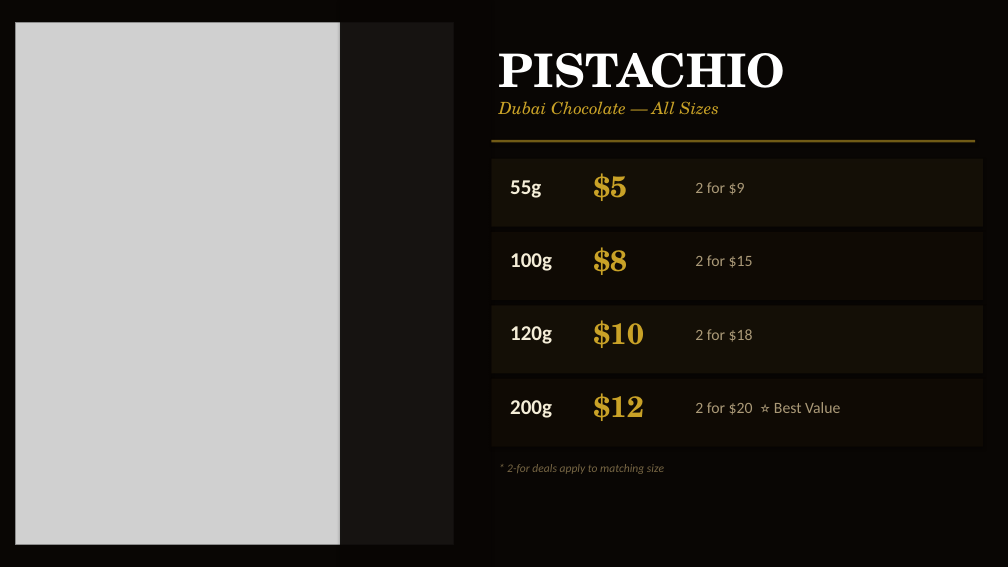
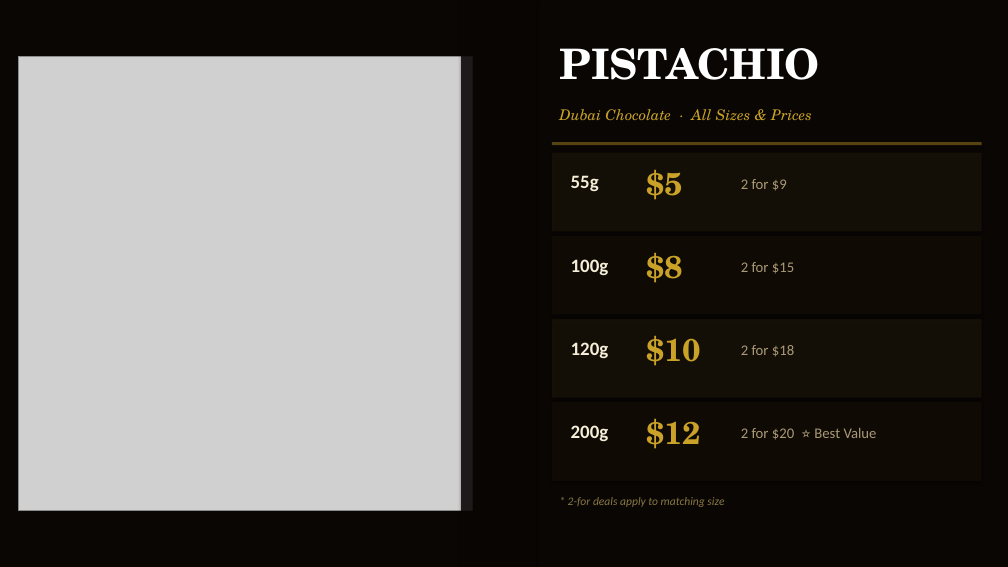
Before and after one commit to mnfadawi/hi, a slide deck: slide 6 of sahara-bites-fun-fair.pptx. Drawn at 1008x567 pixels with LibreOffice and Linux fonts; fonts in the diff are those of the drawing; grey boxes stand for pictures. Boxes give left, top, right and bottom in pixels: in the first picture for what was removed or moved away, otherwise in the second. Text is boxed around its words. In the diff, an @@ line names an element or a change of style, - is before the commit and + after.

```diff
--- a/sahara-bites-fun-fair.pptx
+++ b/sahara-bites-fun-fair.pptx
@@ rectangle resized from (x1=340, y1=0, x2=492, y2=567) to (x1=461, y1=0, x2=537, y2=567) @@
@@ rectangle at (x1=461, y1=0, x2=537, y2=567): fill #090604 at 90% opacity to #090604 at 85% opacity @@
@@ picture resized from (x1=15, y1=23, x2=454, y2=544) to (x1=19, y1=57, x2=473, y2=510) @@
@@ text "PISTACHIO" moved from (x1=499, y1=53, x2=786, y2=102) to (x1=559, y1=48, x2=819, y2=80) @@
@@ text "PISTACHIO" at (x1=559, y1=48, x2=819, y2=80): size 44 to 40 pt @@
@@ text at (x1=559, y1=109, x2=812, y2=120): text changed; size 16 to 14 pt @@
-Dubai Chocolate — All Sizes
+Dubai Chocolate · All Sizes & Prices
@@ rectangle resized from (x1=492, y1=140, x2=975, y2=143) to (x1=552, y1=142, x2=982, y2=145) @@
@@ rectangle at (x1=552, y1=142, x2=982, y2=145): fill #C9A227 at 55% opacity to #C9A227 at 40% opacity @@
@@ rectangle resized from (x1=492, y1=159, x2=983, y2=227) to (x1=552, y1=153, x2=982, y2=231) @@
@@ rectangle at (x1=552, y1=153, x2=982, y2=231): fill #181208 at 80% opacity to #181208 at 82% opacity @@
@@ text "55g" moved from (x1=510, y1=180, x2=541, y2=198) to (x1=571, y1=175, x2=599, y2=191) @@
@@ text "$5" moved from (x1=593, y1=173, x2=627, y2=201) to (x1=646, y1=170, x2=682, y2=200) @@
@@ text "2 for $9" moved from (x1=695, y1=182, x2=745, y2=195) to (x1=741, y1=179, x2=787, y2=191) @@
@@ rectangle resized from (x1=492, y1=232, x2=983, y2=300) to (x1=552, y1=236, x2=982, y2=315) @@
@@ rectangle at (x1=552, y1=236, x2=982, y2=315): fill #120C05 at 80% opacity to #120C05 at 82% opacity @@
@@ text "100g" moved from (x1=510, y1=253, x2=552, y2=271) to (x1=571, y1=259, x2=609, y2=275) @@
@@ text "$8" moved from (x1=593, y1=247, x2=627, y2=275) to (x1=646, y1=253, x2=682, y2=283) @@
@@ text "2 for $15" moved from (x1=695, y1=255, x2=753, y2=268) to (x1=741, y1=262, x2=794, y2=274) @@
@@ rectangle at (x1=552, y1=319, x2=982, y2=398): fill #181208 at 80% opacity to #181208 at 82% opacity @@
@@ rectangle resized from (x1=492, y1=306, x2=983, y2=374) to (x1=552, y1=319, x2=982, y2=398) @@
@@ text "$10" moved from (x1=593, y1=320, x2=644, y2=348) to (x1=646, y1=336, x2=700, y2=366) @@
@@ text "120g" moved from (x1=510, y1=326, x2=552, y2=344) to (x1=571, y1=342, x2=609, y2=358) @@
@@ text "2 for $18" moved from (x1=695, y1=329, x2=753, y2=342) to (x1=741, y1=345, x2=794, y2=357) @@
@@ rectangle at (x1=552, y1=402, x2=982, y2=481): fill #120C05 at 80% opacity to #120C05 at 82% opacity @@
@@ rectangle resized from (x1=492, y1=379, x2=983, y2=447) to (x1=552, y1=402, x2=982, y2=481) @@
@@ size 20 to 18 pt in 4 elements at (x1=571, y1=175, x2=599, y2=191), (x1=571, y1=259, x2=609, y2=275), (x1=571, y1=342, x2=609, y2=358), (x1=571, y1=425, x2=609, y2=441) @@
@@ text "200g" moved from (x1=510, y1=400, x2=552, y2=418) to (x1=571, y1=425, x2=609, y2=441) @@
@@ size 28 to 30 pt in 4 elements at (x1=646, y1=170, x2=682, y2=200), (x1=646, y1=253, x2=682, y2=283), (x1=646, y1=336, x2=700, y2=366), (x1=646, y1=419, x2=700, y2=449) @@
@@ text "$12" moved from (x1=593, y1=393, x2=644, y2=421) to (x1=646, y1=419, x2=700, y2=449) @@
@@ size 15 to 14 pt in 4 elements at (x1=741, y1=179, x2=787, y2=191), (x1=741, y1=262, x2=794, y2=274), (x1=741, y1=345, x2=794, y2=357), (x1=741, y1=428, x2=877, y2=440) @@
@@ text "2 for $20 ⭐ Best ..." moved from (x1=695, y1=402, x2=840, y2=415) to (x1=741, y1=428, x2=877, y2=440) @@
@@ text "* 2-for deals apply to ..." moved from (x1=507, y1=464, x2=664, y2=474) to (x1=568, y1=497, x2=724, y2=507) @@
@@ text "* 2-for deals apply to ..." at (x1=568, y1=497, x2=724, y2=507): text colour #776644 to #887744 @@
```
Also in this commit, not shown: 6 other slides changed.
